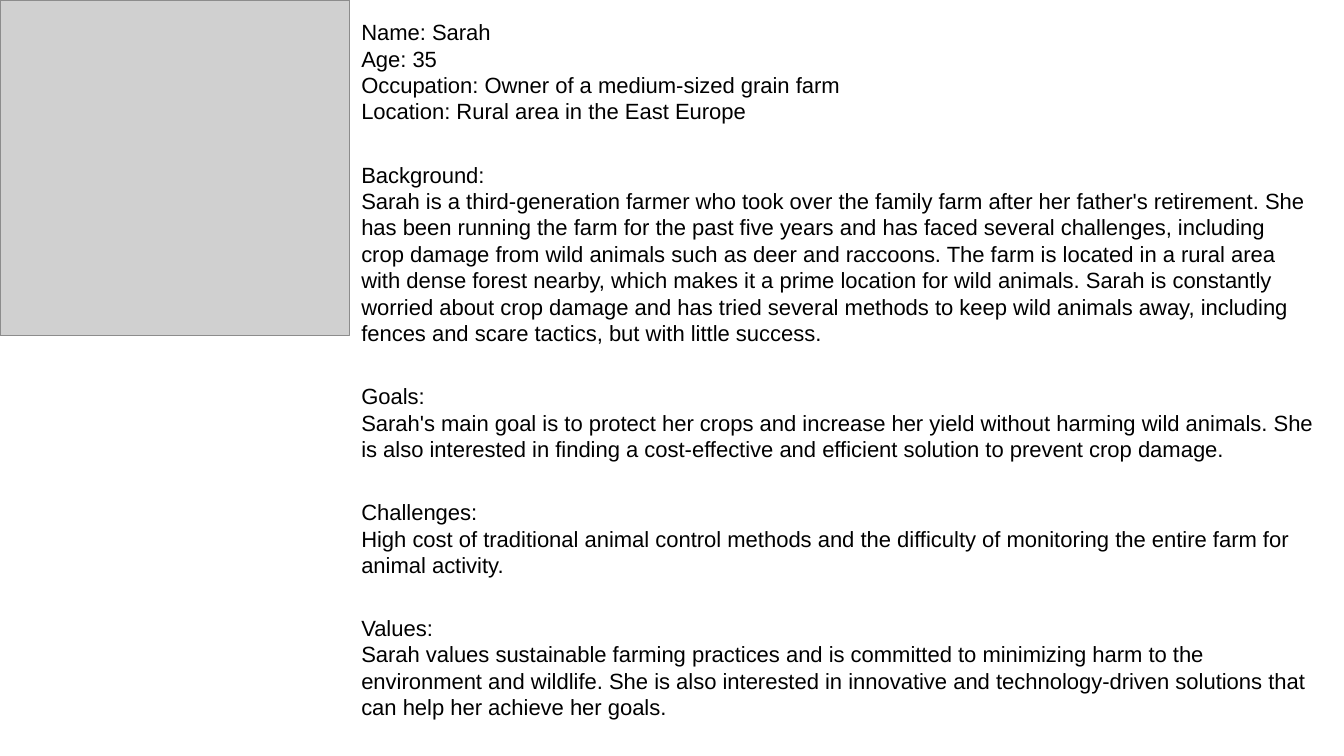
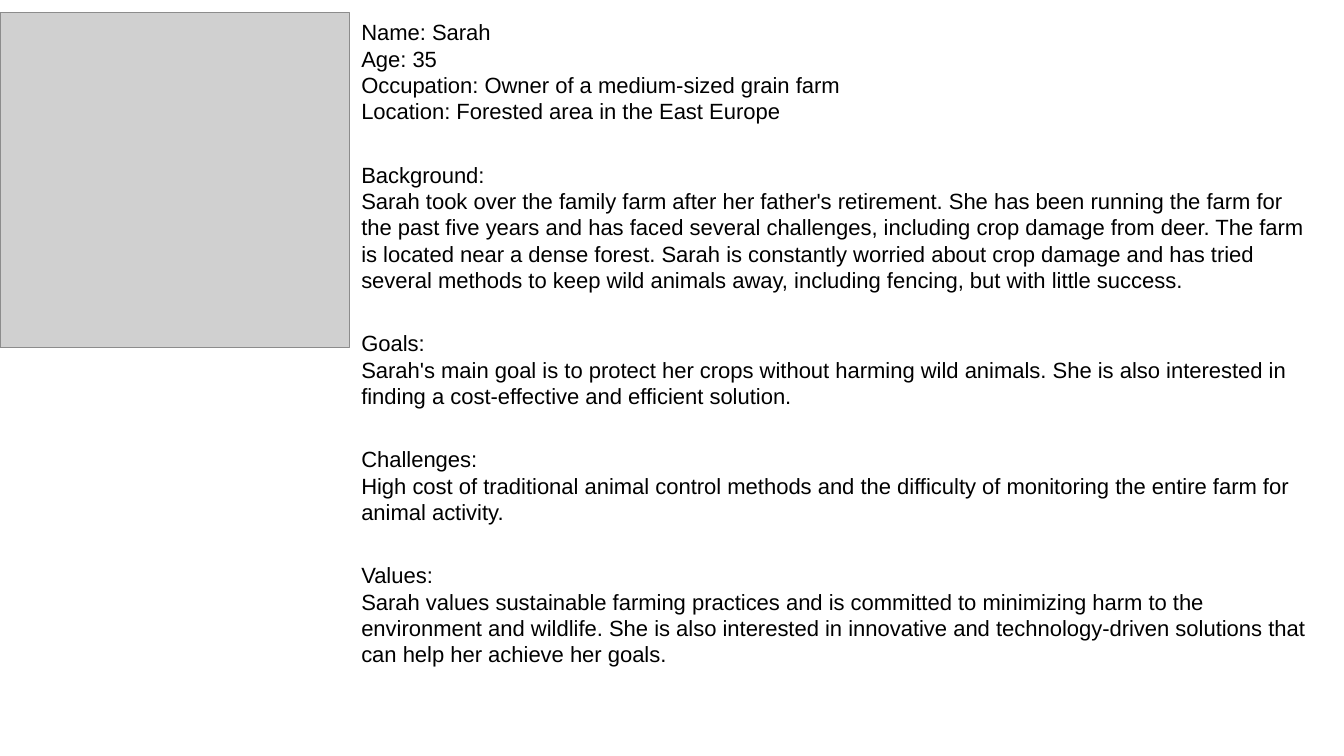
Before and after one commit to BredaUniversityADSAI/2022-23c-1fcmgt-reg-ai-01-HubertWalenczak220817, a slide deck: slide 1 of Deliverables/Persona.odp. Drawn at 1344x756 pixels with LibreOffice and Linux fonts; fonts in the diff are those of the drawing; grey boxes stand for pictures. Boxes give left, top, right and bottom in pixels: in the first picture for what was removed or moved away, otherwise in the second. Text is boxed around its words. In the diff, an @@ line names an element or a change of style, - is before the commit and + after.

```diff
--- a/Deliverables/Persona.odp
+++ b/Deliverables/Persona.odp
@@ picture: place and size @@
-picture at box(0, 0, 350, 335)
+picture at box(0, 12, 350, 348)
@@ text at box(361, 103, 780, 124): text changed @@
-Location: Rural area in the East Europe
+Location: Forested area in the East Europe
@@ text at box(361, 193, 1303, 293): text changed @@
-Sarah is a third-generation farmer who took over the family farm after her father's retirement. She has been running the farm for the past five years and has faced several challenges, including crop damage from wild animals such as deer and raccoons. The farm is located in a rural area with dense forest nearby, which makes it a prime location for wild animals. Sarah is constantly worried about crop damage and has tried several methods to keep wild animals away, including fences and scare tactics, but with little success.
+Sarah took over the family farm after her father's retirement. She has been running the farm for the past five years and has faced several challenges, including crop damage from deer. The farm is located near a dense forest. Sarah is constantly worried about crop damage and has tried several methods to keep wild animals away, including fencing, but with little success.
@@ text at box(361, 362, 1286, 409): text changed @@
-Sarah's main goal is to protect her crops and increase her yield without harming wild animals. She is also interested in finding a cost-effective and efficient solution to prevent crop damage.
+Sarah's main goal is to protect her crops without harming wild animals. She is also interested in finding a cost-effective and efficient solution.
```
Also in this commit, not shown: 2 other files.
